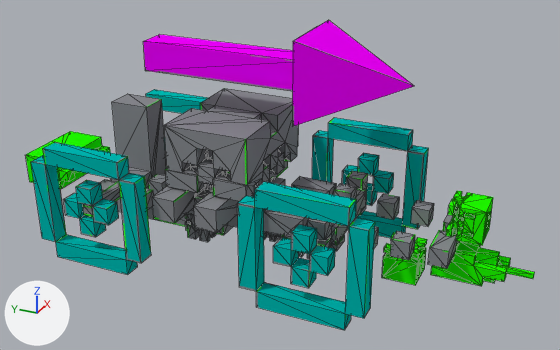
The Blender file visualisation/assets/legorover.blend as it was, and as the next commit left it.
Rendered twice from a 50 mm lens placed at (-0.465, -0.245, 0.299), pointed at (-0.003, -0.037, 0.068). The axes (+X, +Y, +Z) are drawn at lower left. The lights are the same throughout. Mesh edges are drawn as thin lines.
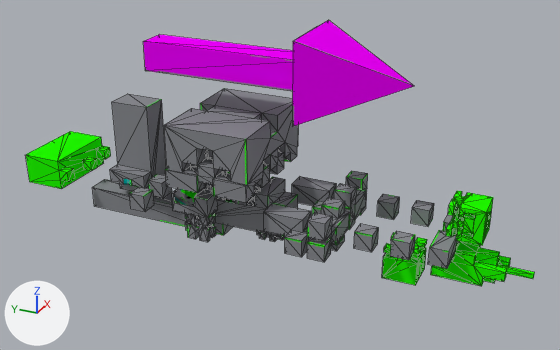
What differs and where, as boxes [x1, y1, x2, y2] in the pictures (560 x 350 px):
'Cube.002', reshaped (14% shorter)
    before: [26, 20, 535, 330]
    after: [26, 20, 535, 286]
part 1 of me_cube_002, deleted (cyan)
    before: [31, 90, 429, 330]
part 2 of me_cube_002, cut back
    before: [152, 161, 288, 233]
    after: [174, 189, 250, 207]
part 3 of me_cube_002, cut back
    before: [83, 152, 166, 217]
    after: [123, 178, 132, 186]

Edits to the bpy script that builds the scene:
```text
Change me_cube_002:
    used by ob_cube_002; location = (0.0, 0.0, 0.0)
    remove me_cube_002.from_pydata(...)  # 1606 vertices, 3265 faces; spans x -0.072..0.072, y -0.218..0.173, z 0.001..0.175
    add me_cube_002.from_pydata(...)  # 1390 vertices, 2814 faces; spans x -0.044..0.046, y -0.218..0.173, z 0.009..0.175
    me_cube_002 part 1: 8 loose pieces with 192 vertices, spanning x -0.072..0.072, y -0.126..0.127, z 0.001..0.089, are deleted
    me_cube_002 part 2
    16 vertices are removed from x -0.06..0.06, y -0.016..0.034, z 0.045..0.062
    49 faces are deleted
    4 new faces join them
    me_cube_002 part 3
    8 vertices are removed from x -0.07..0.07, y 0.079..0.088, z 0.041..0.05
    24 faces are deleted
    2 new faces join them
```
